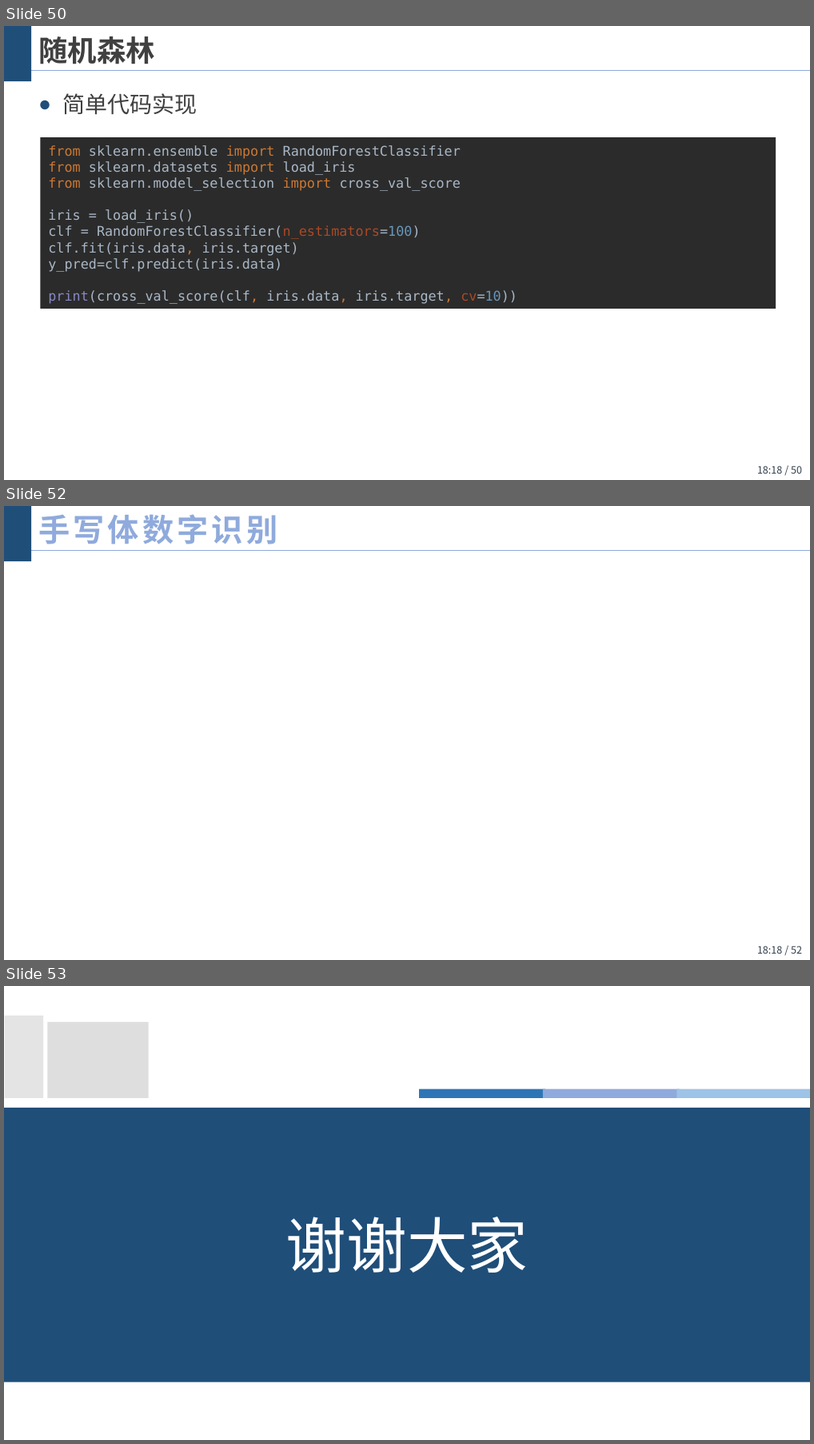
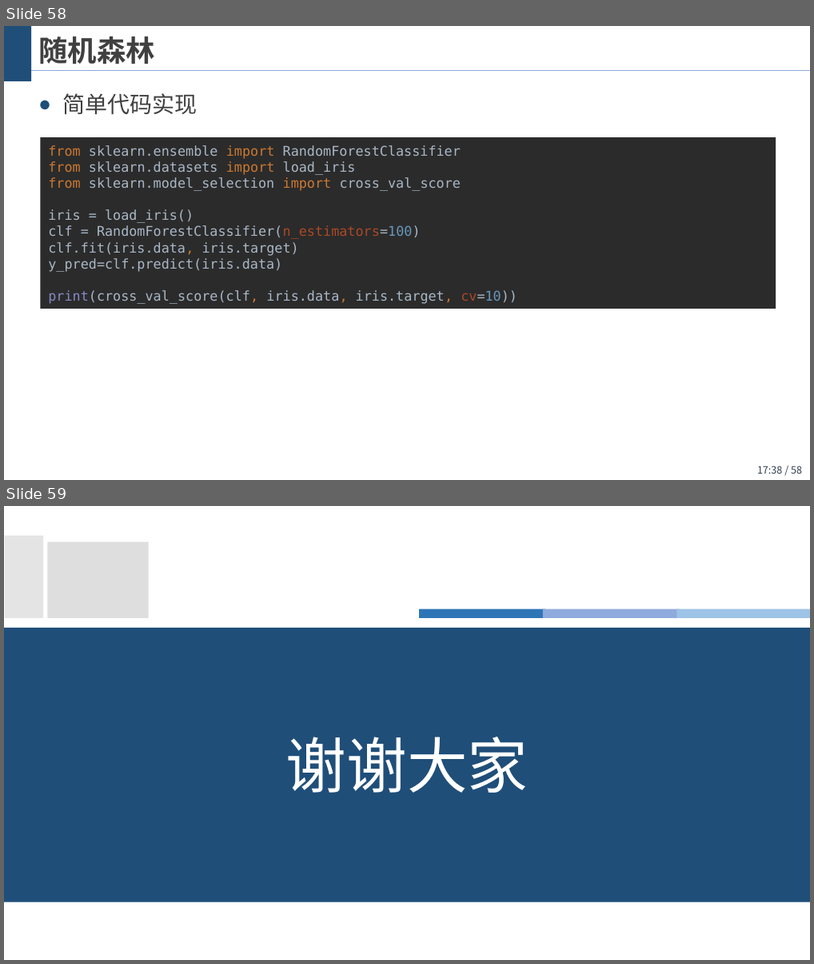
Before and after one commit to wangjin0818/Artificial_Intelligence_2021, a slide deck: chapter 04 - kNN，Naive Bayes，Decision Tree and Random Forest/统计机器学习方法.pptx. Shown one above the other, each under a label of ours: slides 50, 52 and 53 before the commit, slides 58 and 59 after it; the slides between them are not shown. The pictures are 814x1444 and 814x964 pixels, drawn with LibreOffice and Linux fonts; fonts in the diff are those of the drawing; background and template pictures are left out. Boxes give left, top, right and bottom in pixels: in the first picture for what was removed or moved away, otherwise in the second. Text is boxed around its words. In the diff, an @@ line names an element or a change of style, - is before the commit and + after.

```diff
--- a/chapter 04 - kNN，Naive Bayes，Decision Tree and Random Forest/统计机器学习方法.pptx
+++ b/chapter 04 - kNN，Naive Bayes，Decision Tree and Random Forest/统计机器学习方法.pptx
@@ slide 52 removed at bbox=[4, 506, 810, 960], background #FFFFFF; not listed: 3 template elements that a slide beside it also shows @@
@@ title removed at bbox=[38, 514, 278, 544] @@
-手写体数字识别
@@ what was slide 50 is now slide 58 @@
@@ page number at bbox=[758, 465, 802, 473]: text changed @@
-18:18 / 50
+17:38 / 58
@@ what was slide 53 is now slide 59 @@
```
Also in this commit, not shown: 2 slides changed, 8 slides added, 1 other slide removed, 1 other file.
